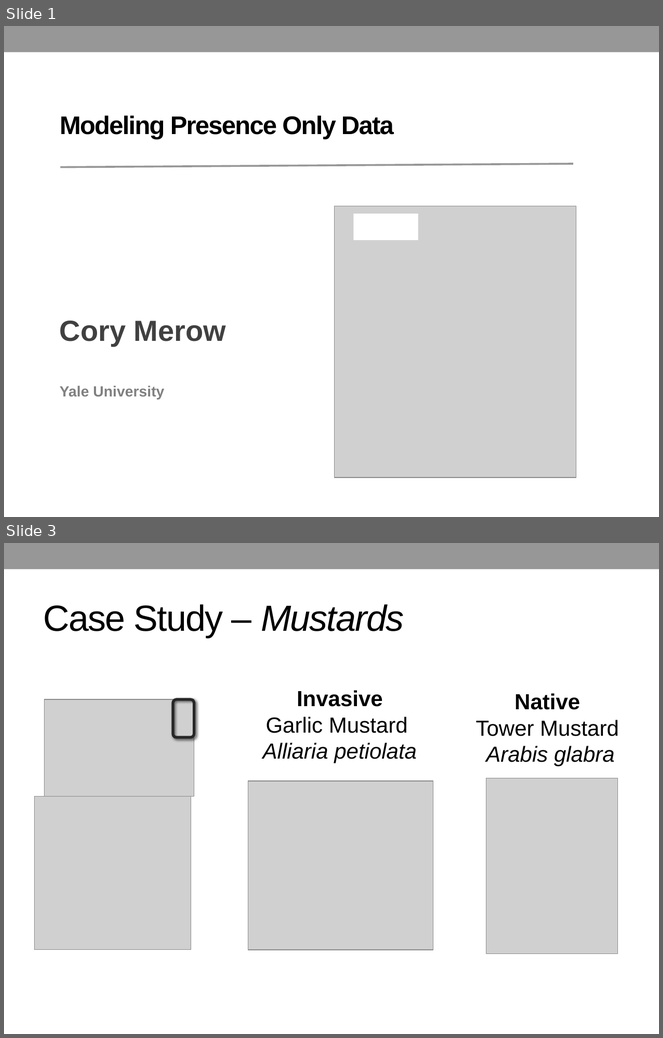
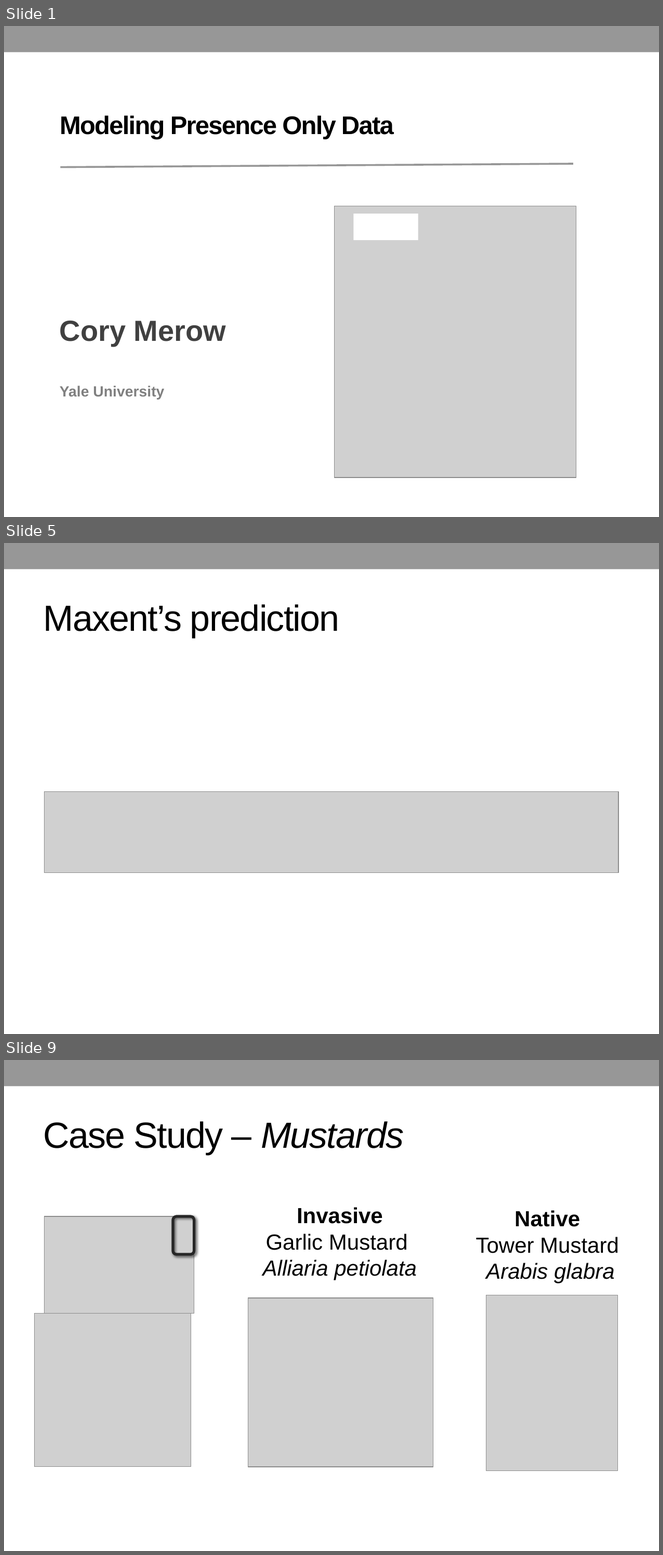
Before and after one commit to YaleBGCC/Course, a slide deck: 101_assets/Intro.pptx. Shown one above the other, each under a label of ours: slides 1 and 3 before the commit, slides 1, 5 and 9 after it; the slides between them are not shown. The pictures are 663x1038 and 663x1555 pixels, drawn with LibreOffice and Linux fonts; fonts in the diff are those of the drawing; grey boxes stand for pictures. Boxes give left, top, right and bottom in pixels: in the first picture for what was removed or moved away, otherwise in the second. Text is boxed around its words. In the diff, an @@ line names an element or a change of style, - is before the commit and + after.

```diff
--- a/101_assets/Intro.pptx
+++ b/101_assets/Intro.pptx
@@ slide 5 added at box(4, 543, 659, 1034), background #FFFFFF; not listed: 1 template element that a slide beside it also shows @@
@@ title added at box(44, 604, 340, 638), 40 pt, text #000000 @@
+Maxent’s prediction
@@ picture added at box(45, 792, 619, 873) @@
@@ what was slide 3 is now slide 9 @@
```
Also in this commit, not shown: 2 slides changed, 6 other slides added, 1 slide removed, 5 other files.
